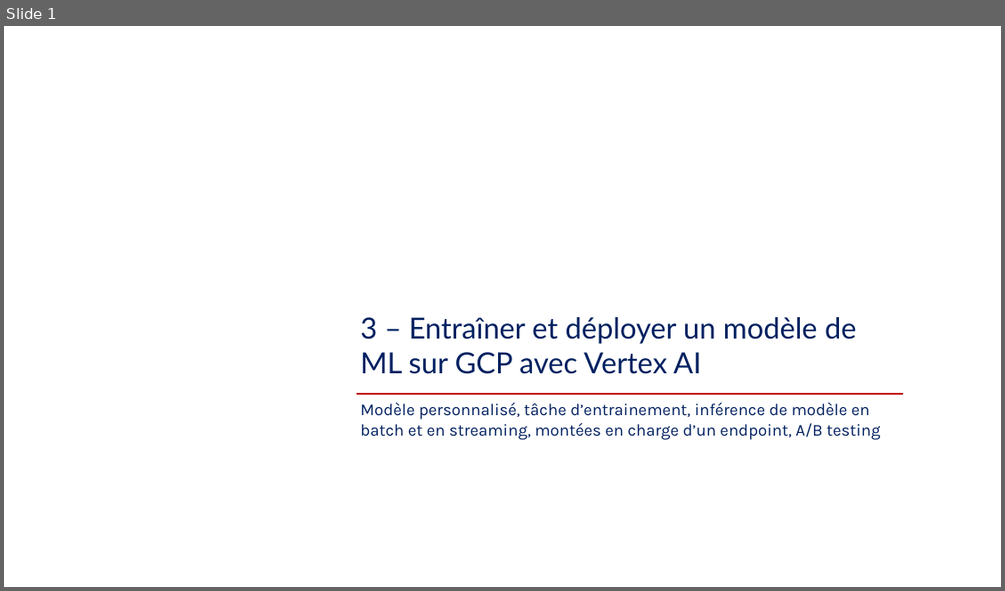
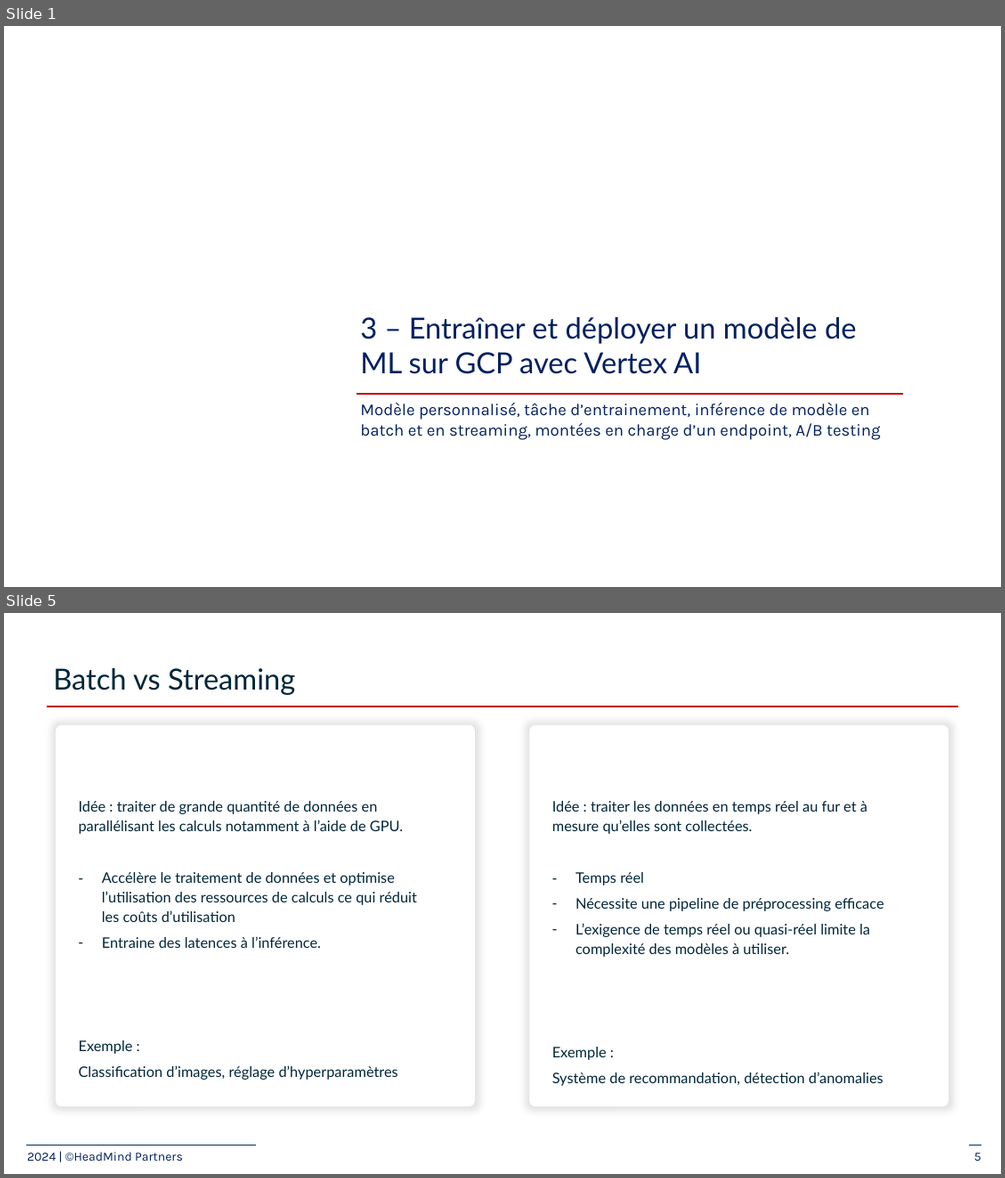
Before and after one commit to plperez626/MLOps-Introductory-Course-on-GCP, a slide deck: slides/3_model-endpoints/3-Train and deploy ML models.pptx. Shown one above the other, each under a label of ours: slide 1 before the commit, slides 1 and 5 after it; the slides between them are not shown. The pictures are 1005x591 and 1005x1178 pixels, drawn with LibreOffice and Linux fonts; fonts in the diff are those of the drawing; background and template pictures are left out. Boxes give left, top, right and bottom in pixels: in the first picture for what was removed or moved away, otherwise in the second. Text is boxed around its words. In the diff, an @@ line names an element or a change of style, - is before the commit and + after.

```diff
--- a/slides/3_model-endpoints/3-Train and deploy ML models.pptx
+++ b/slides/3_model-endpoints/3-Train and deploy ML models.pptx
@@ slide 5 added at bbox=[4, 613, 1001, 1174], background #FFFFFF @@
@@ title added at bbox=[53, 668, 161, 690], 28 pt, text #00263A @@
+Batch vs Streaming
@@ text added at bbox=[168, 668, 295, 695], 16 pt, text #FFFFFF @@
+Streaming sur un endpoint
@@ line added from (48, 706) to (958, 706), #C00000 1.5 pt @@
@@ rounded rectangle added at bbox=[56, 725, 475, 1107], fill #FFFFFF @@
@@ rounded rectangle added at bbox=[530, 725, 949, 1107], fill #FFFFFF @@
@@ text added at bbox=[79, 801, 417, 1079], 14 pt, text #00263A @@
+Idée : traiter de grande quantité de données en parallélisant les calculs notamment à l’aide de GPU.
+– Accélère le traitement de données et optimise l’utilisation des ressources de calculs ce qui réduit les coûts d’utilisation
+– Entraine des latences à l’inférence.
+Exemple :
+Classification d’images, réglage d’hyperparamètres
@@ text added at bbox=[552, 801, 883, 1086], 14 pt, text #00263A @@
+Idée : traiter les données en temps réel au fur et à mesure qu’elles sont collectées.
+– Temps réel
+– Nécessite une pipeline de préprocessing efficace
+– L’exigence de temps réel ou quasi-réel limite la complexité des modèles à utiliser.
+Exemple :
+Système de recommandation, détection d’anomalies
@@ text added at bbox=[251, 936, 321, 948], 16 pt, text #FFFFFF @@
+Inférence en batch
@@ line added from (26, 1144) to (257, 1144), #002F55 0.75 pt @@
@@ line added from (970, 1144) to (981, 1144), #002F55 0.75 pt @@
@@ text added at bbox=[27, 1151, 183, 1160], 12 pt, text #002060 @@
+2024 | ©HeadMind Partners
@@ page number added at bbox=[974, 1152, 981, 1160], 12 pt, text #002060 @@
+5
```
Also in this commit, not shown: 1 slide changed, 5 other slides added.
